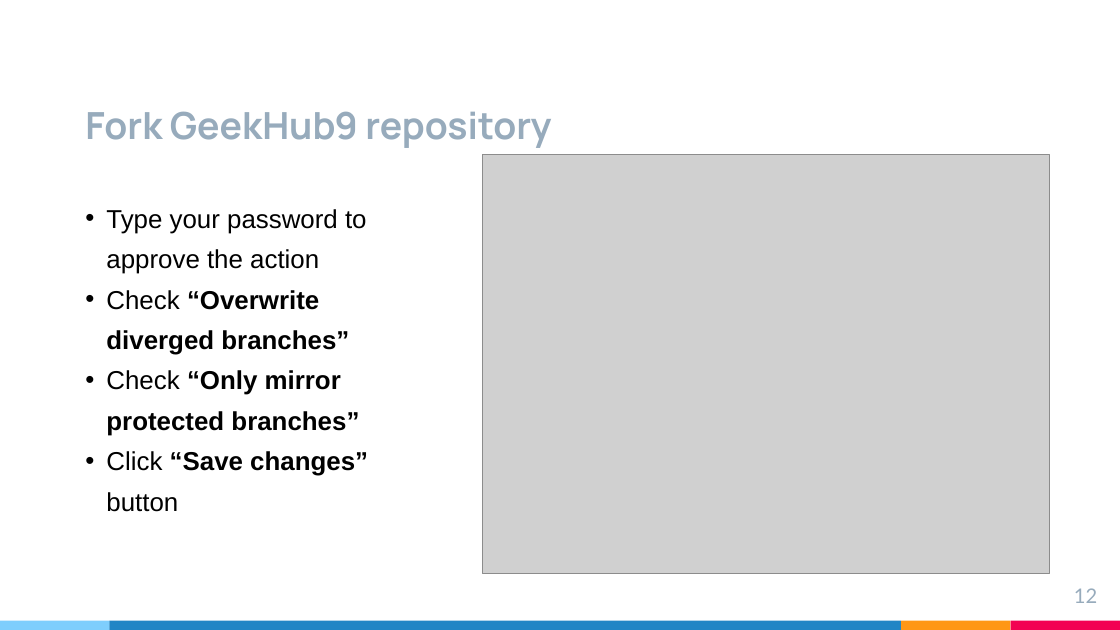
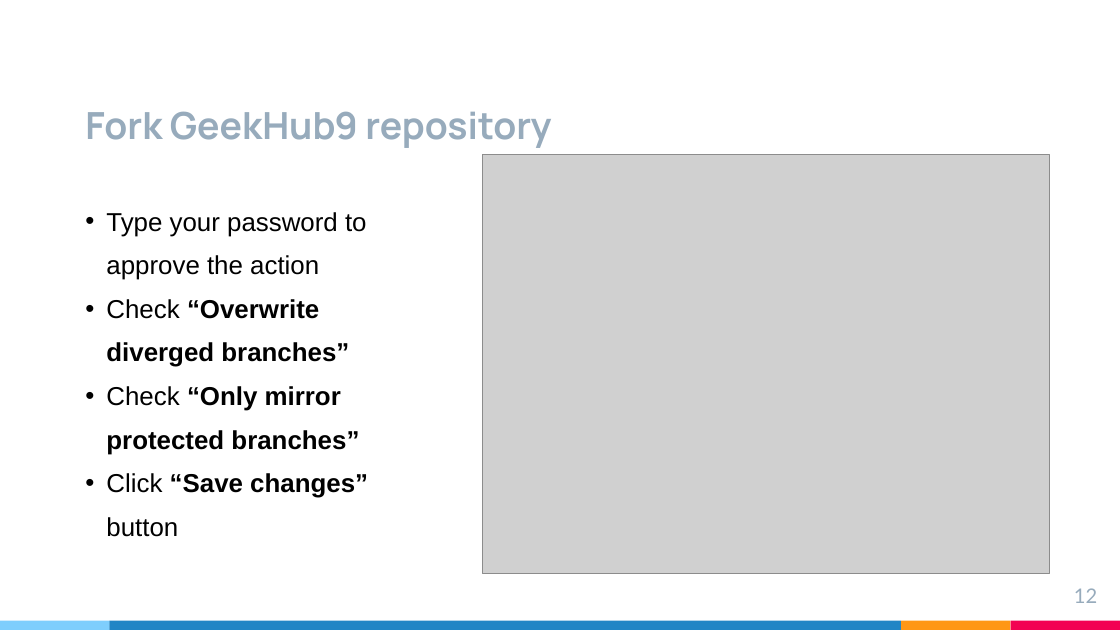
Before and after one commit to brahinets/GeekHub-J4W-9, a slide deck: slide 12 of Lectures/Lesson 01 - Gitlab + Intellij IDEA.pptx. Drawn at 1120x630 pixels with LibreOffice and Linux fonts; fonts in the diff are those of the drawing; grey boxes stand for pictures. Boxes give left, top, right and bottom in pixels: in the first picture for what was removed or moved away, otherwise in the second. Text is boxed around its words. In the diff, an @@ line names an element or a change of style, - is before the commit and + after.

Commit message:
L01 Update presentation with correct repository mirroring instructions

```diff
--- a/Lectures/Lesson 01 - Gitlab + Intellij IDEA.pptx
+++ b/Lectures/Lesson 01 - Gitlab + Intellij IDEA.pptx
@@ text "Type your password to approve ..." at bbox=[106, 212, 368, 537]: line spacing 1.3 to 1.4 @@
```
Also in this commit, not shown: 2 other slides changed.
